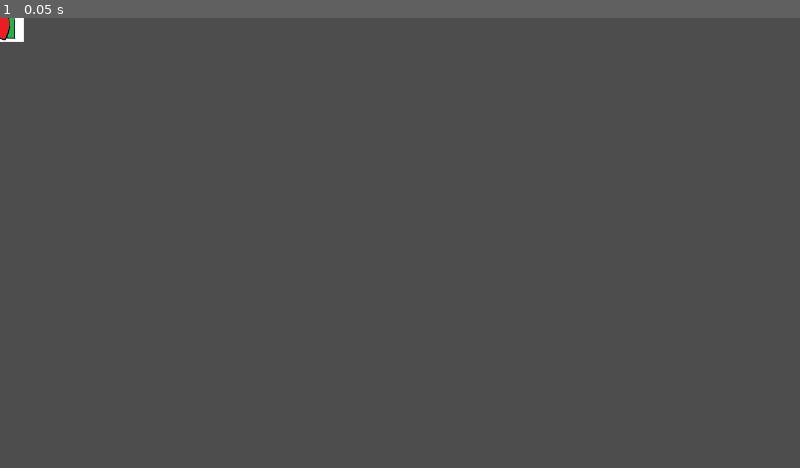
Above: before the commit, frame 1.
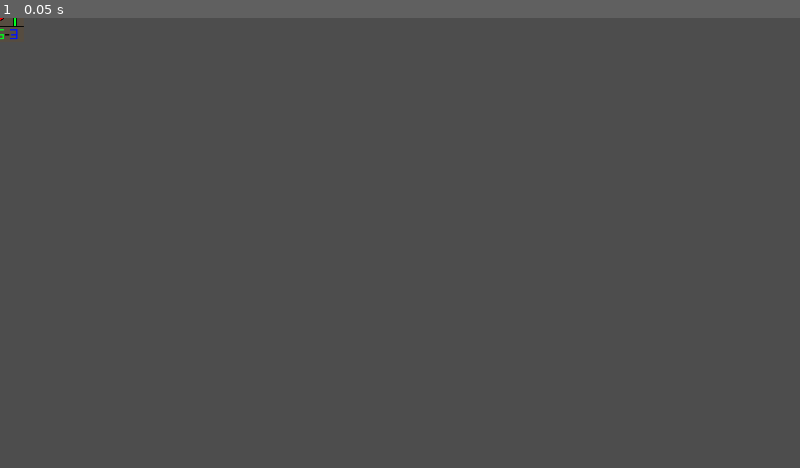
Above: after the commit, the same moment.

Repository: sptm7731/match3_pvp
Game: Godot game, scene res://health_power.tscn
The game is run twice, just before and just after one commit, with the same random seed, the same clock (stepped at 60 frames per second) and the same inputs. This scene is started directly instead of the project's main scene.
Inputs:
- Up to frame 1 (0.05 s): no input

The runs differ from the first frame. In frame 1, 0.2% of the frame differs, in the area x 0-3%, y 0-6%.

Commit message:
power icons updated

Diff:
--- a/attack_power.tscn
+++ b/attack_power.tscn
@@ -1,10 +1,10 @@
 [gd_scene load_steps=3 format=3 uid="uid://pnn14tlj7o46"]
 
 [ext_resource type="PackedScene" uid="uid://x2hgwiuyyyat" path="res://power.tscn" id="1_l3365"]
-[ext_resource type="Texture2D" uid="uid://cioax476algwd" path="res://assets/powers/image2.png" id="2_f8h1i"]
+[ext_resource type="Texture2D" uid="uid://dxaayexesy5ys" path="res://assets/powers/attakP.png" id="2_evxuv"]
 
 [node name="attack_power" instance=ExtResource("1_l3365")]
 type = "attack"
 
 [node name="Sprite2D" parent="." index="0"]
-texture = ExtResource("2_f8h1i")
+texture = ExtResource("2_evxuv")
--- a/health_power.tscn
+++ b/health_power.tscn
@@ -1,10 +1,10 @@
 [gd_scene load_steps=3 format=3 uid="uid://buyq3uhyk3qtj"]
 
 [ext_resource type="PackedScene" uid="uid://x2hgwiuyyyat" path="res://power.tscn" id="1_mii16"]
-[ext_resource type="Texture2D" uid="uid://7s2etue3o1dt" path="res://assets/powers/image.png" id="2_1eg6u"]
+[ext_resource type="Texture2D" uid="uid://dojqcod4bmcgn" path="res://assets/powers/healthP.png" id="2_clxq7"]
 
 [node name="health_power" instance=ExtResource("1_mii16")]
 type = "health"
 
 [node name="Sprite2D" parent="." index="0"]
-texture = ExtResource("2_1eg6u")
+texture = ExtResource("2_clxq7")
--- a/move_power.tscn
+++ b/move_power.tscn
@@ -1,11 +1,10 @@
 [gd_scene load_steps=3 format=3 uid="uid://chdboqt6xvjh0"]
 
 [ext_resource type="PackedScene" uid="uid://x2hgwiuyyyat" path="res://power.tscn" id="1_e2h24"]
-[ext_resource type="Texture2D" uid="uid://dppvgo0cylj5t" path="res://assets/powers/image3.png" id="2_8ntcq"]
+[ext_resource type="Texture2D" uid="uid://jf37fbyu347x" path="res://assets/powers/moveP.png" id="2_orxkk"]
 
 [node name="move_power" instance=ExtResource("1_e2h24")]
 type = "move"
 
 [node name="Sprite2D" parent="." index="0"]
-scale = Vector2(0.833, 0.833)
-texture = ExtResource("2_8ntcq")
+texture = ExtResource("2_orxkk")
--- a/shield_power.tscn
+++ b/shield_power.tscn
@@ -1,10 +1,10 @@
 [gd_scene load_steps=3 format=3 uid="uid://whf7c08lga5n"]
 
 [ext_resource type="PackedScene" uid="uid://x2hgwiuyyyat" path="res://power.tscn" id="1_uj31b"]
-[ext_resource type="Texture2D" uid="uid://bldq3td5v63od" path="res://assets/powers/image4.png" id="2_lreb3"]
+[ext_resource type="Texture2D" uid="uid://dnvvq3jsltojo" path="res://assets/powers/shieldP.png" id="2_yteht"]
 
 [node name="shield_power" instance=ExtResource("1_uj31b")]
 type = "shield"
 
 [node name="Sprite2D" parent="." index="0"]
-texture = ExtResource("2_lreb3")
+texture = ExtResource("2_yteht")
Binary file added: assets/powers/attakP.png
Not shown, changed: assets/powers/attakP.png.import
Binary file added: assets/powers/healthP.png
Not shown, changed: assets/powers/healthP.png.import
Binary file removed: assets/powers/image.png
Binary file removed: assets/powers/image2.png
Binary file removed: assets/powers/image3.png
Binary file removed: assets/powers/image4.png
Binary file added: assets/powers/moveP.png
Not shown, changed: assets/powers/moveP.png.import
Binary file added: assets/powers/shieldP.png
Not shown, changed: assets/powers/shieldP.png.import
